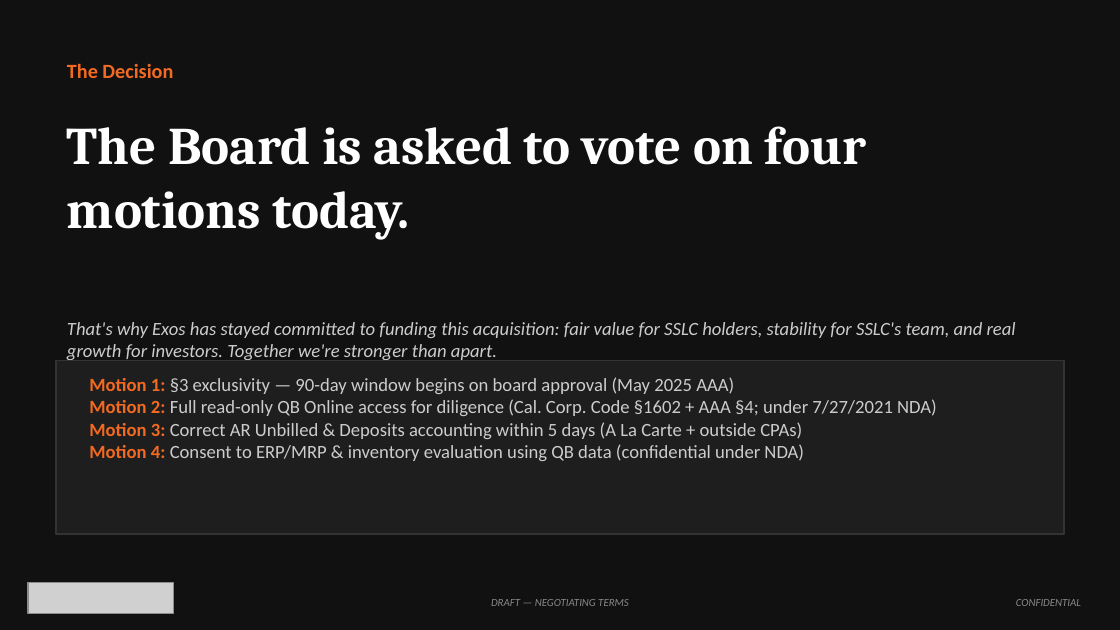
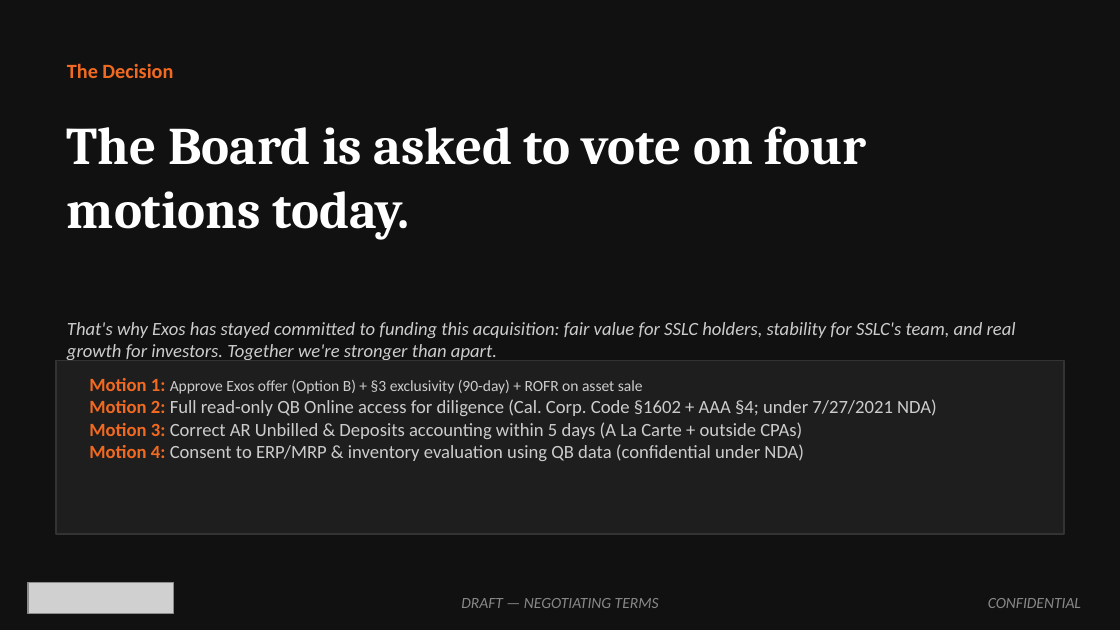
Before and after one commit to ExosAerospace/workspace, a slide deck: slide 2 of drafts/Exos_SSLC_Board_Offer_Overview_2026-10-10_r2.pptx. Drawn at 1120x630 pixels with LibreOffice and Linux fonts; fonts in the diff are those of the drawing; grey boxes stand for pictures. Boxes give left, top, right and bottom in pixels: in the first picture for what was removed or moved away, otherwise in the second. Text is boxed around its words. In the diff, an @@ line names an element or a change of style, - is before the commit and + after.

```diff
--- a/drafts/Exos_SSLC_Board_Offer_Overview_2026-10-10_r2.pptx
+++ b/drafts/Exos_SSLC_Board_Offer_Overview_2026-10-10_r2.pptx
@@ text at (89, 378, 937, 461): text changed @@
-Motion 1: §3 exclusivity — 90-day window begins on board approval (May 2025 AAA)
-Motion 2: Full read-only QB Online access for diligence (Cal. Corp. Code §1602 + AAA §4; under 7/27/2021 NDA)
-Motion 3: Correct AR Unbilled & Deposits accounting within 5 days (A La Carte + outside CPAs)
-Motion 4: Consent to ERP/MRP & inventory evaluation using QB data (confidential under NDA)
+Motion 1: Approve Exos offer (Option B) + §3 exclusivity (90-day) + ROFR on asset sale
+Motion 2: Full read-only QB Online access for diligence (Cal. Corp. Code §1602 + AAA §4; under 7/27/2021 NDA)
+Motion 3: Correct AR Unbilled & Deposits accounting within 5 days (A La Carte + outside CPAs)
+Motion 4: Consent to ERP/MRP & inventory evaluation using QB data (confidential under NDA)
@@ text "DRAFT — NEGOTIATING TERMS" at (461, 598, 659, 608): size 7 to 10 pt @@
@@ text "CONFIDENTIAL" at (988, 598, 1081, 608): size 7 to 10 pt @@
```
Also in this commit, not shown: 11 other slides changed, 2 other files.
